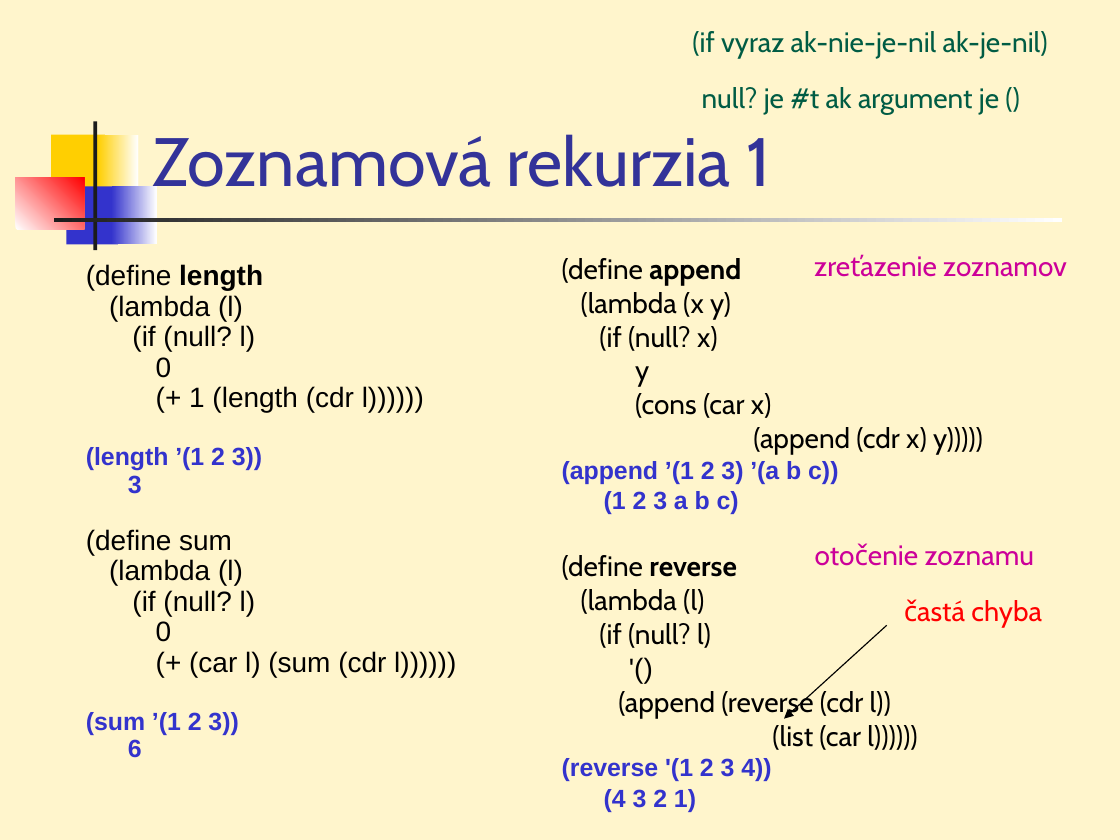
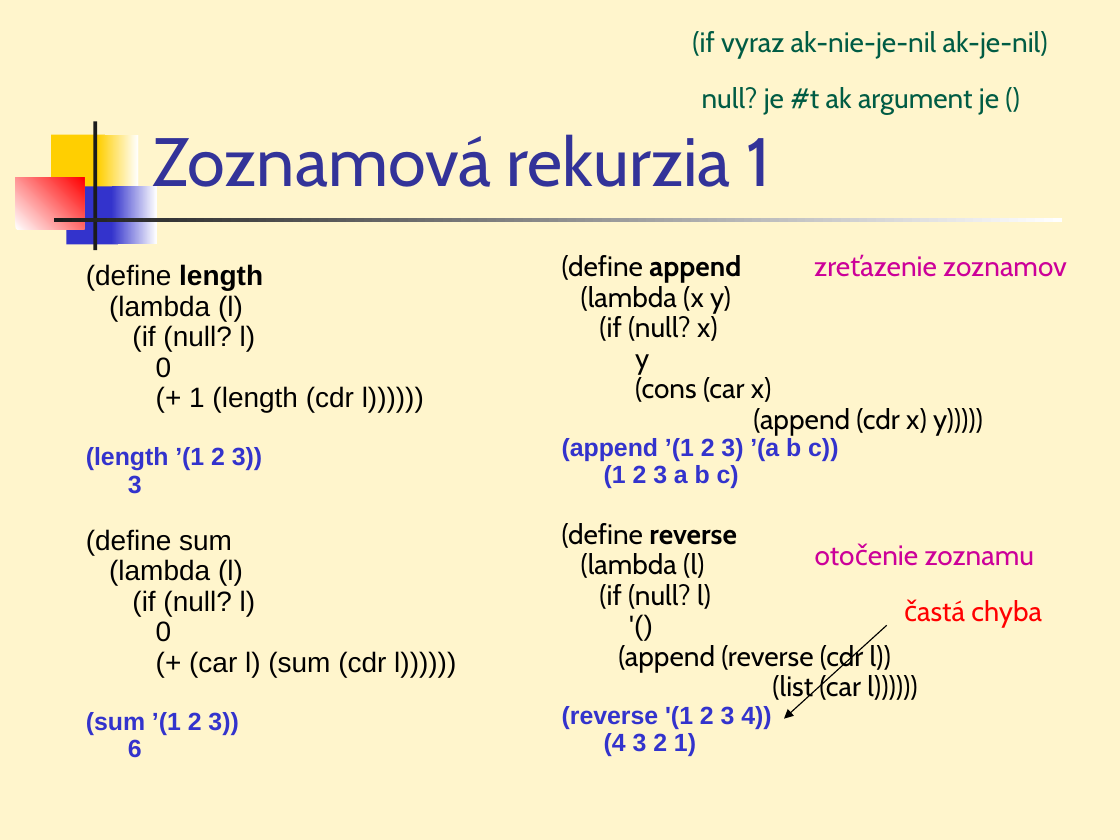
Before and after one commit to Funkcionalne/Prednasky, a slide deck: slide 43 of 01/01_fpro.ppt (slide 39 before the commit). Drawn at 1120x840 pixels with LibreOffice and Linux fonts; fonts in the diff are those of the drawing. Boxes give left, top, right and bottom in pixels: in the first picture for what was removed or moved away, otherwise in the second. Text is boxed around its words. In the diff, an @@ line names an element or a change of style, - is before the commit and + after.

```diff
--- a/01/01_fpro.ppt
+++ b/01/01_fpro.ppt
@@ text "(define append" at [562,255,983,756]: line spacing 0.8 to 0.7 @@
```
Also in this commit, not shown: 8 other slides changed, 11 slides added, 8 slides removed, 4 other files.
